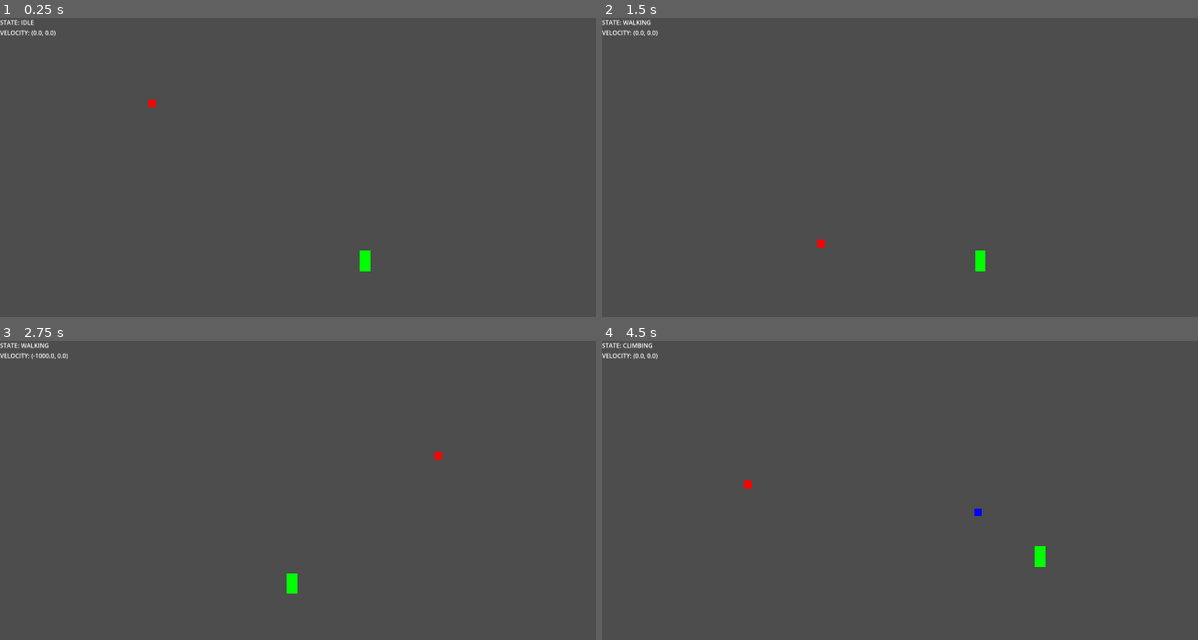
Above: before the commit, frames 1-4 (two rows, left to right).
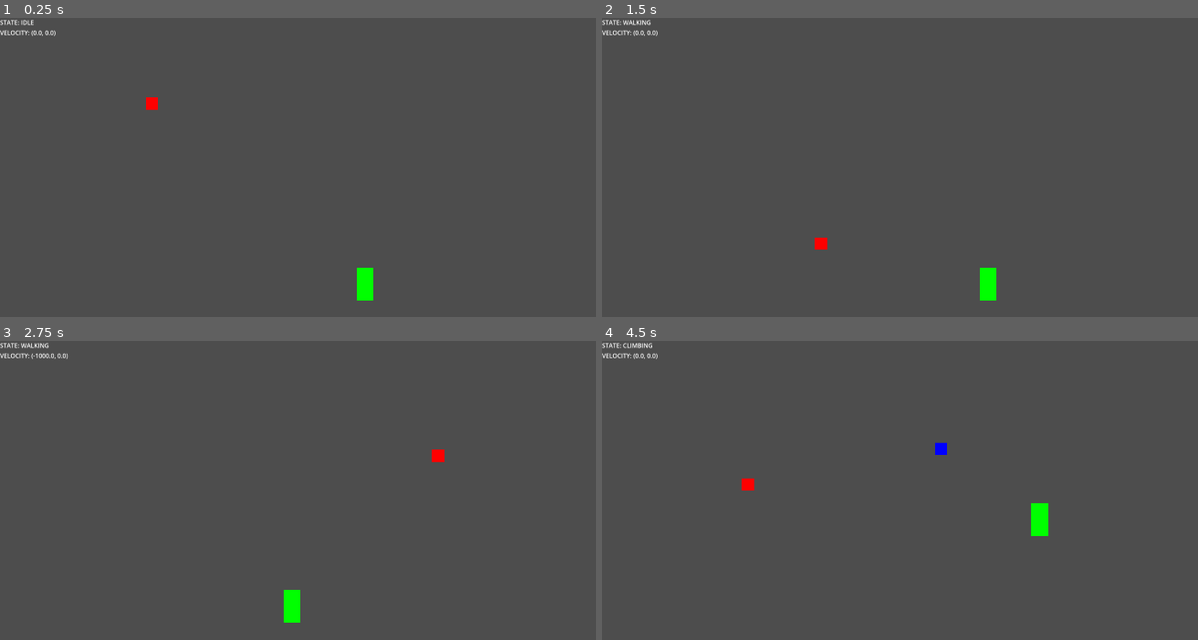
Above: after the commit, the same moments.

Repository: JeriamJito/ProjectWild
Game: Godot game, scene res://stage.tscn
The game is run twice, just before and just after one commit, with the same random seed, the same clock (stepped at 60 frames per second) and the same inputs.
Inputs (mouse positions are in pixels of both pictures, inside the frame that each line leads up to):
- Up to frame 1 (0.25 s): no input
- Up to frame 2 (1.5 s): tap Enter at 0.5 s; move the mouse to (1126, 203) at 0.52 s; hold D (move_right) from 0.53 s (still down); click (1126, 203) at 0.6 s; tap Space (jump) at 0.77 s; move the mouse to (822, 242) at 1.27 s; click (822, 242) at 1.35 s
- Up to frame 3 (2.75 s): tap Space (jump) at 1.52 s; move the mouse to (441, 454) at 2.02 s; release D (move_right) at 2.03 s; hold A (move_left) from 2.03 s (still down); click (441, 454) at 2.1 s
- Up to frame 4 (4.5 s): tap Space (jump) at 2.75, 3.02, 3.77 s; move the mouse to (929, 628) at 2.77 s; release A (move_left) at 2.78 s; hold D (move_right) 2.78-4.28 s; click (929, 628) at 2.85 s; move the mouse to (1186, 607) at 3.52 s; click (1186, 607) at 3.6 s; tap Enter at 4.25 s; move the mouse to (751, 484) at 4.27 s; hold A (move_left) from 4.28 s (still down); click (751, 484) at 4.35 s

The runs differ from the first frame. In frame 1, 0.4% of the frame differs, in the area x 24-63%, y 26-95%; in frame 2, 0.4%; in frame 3, 0.4%; in frame 4, 0.6%, in the area x 23-75%, y 33-76%.

Commit message:
(fix) camera movement

Diff:
--- a/components/whip.gd
+++ b/components/whip.gd
@@ -57,12 +57,14 @@
 		var test_point : Node2D = grapple_points[grapple_point.x]
 		current_grapple_point = grapple_point.x
 		var rope : Rope = WHIP_LINE.instantiate()
-		get_tree().root.add_child(rope)
+		get_node("/root/Level").add_child(rope)
 		rope.create_rope(test_point.global_position, parent.global_position)
 	else:
 		var existing_rope : Rope = get_tree().get_first_node_in_group("WhipLine")
 		if not existing_rope:
 			return
-		parent.reparent(get_tree().root)
+		parent.reparent(get_node("/root/Level"))
+		var camera_path = get_tree().get_first_node_in_group("Camera").get_path()
+		parent.remote_transform_2d.remote_path = camera_path
 		existing_rope.queue_free()
 		current_grapple_point = -1
--- a/player/player.gd
+++ b/player/player.gd
@@ -11,10 +11,12 @@
 @onready var top_ray_cast: RayCast2D = %TopRayCast
 @onready var coyote_time: Timer = %CoyoteTime
 @onready var climbing_timeout: ClimbingTimer = %ClimbingTimeout
+@onready var remote_transform_2d: RemoteTransform2D = %RemoteTransform2D
 
 var state := STATES.IDLE
 var direction := 0.0
 var last_direction := 1
+
 
 func _physics_process(_delta : float) -> void:
 	global_rotation = 0.0
--- a/player/player.tscn
+++ b/player/player.tscn
@@ -47,15 +47,6 @@
 
 [node name="WhipAttach" parent="." instance=ExtResource("8_hg6s5")]
 
-[node name="Camera2D" type="Camera2D" parent="."]
-offset = Vector2(0, -200)
-zoom = Vector2(0.5, 0.5)
-position_smoothing_speed = 10.0
-drag_horizontal_enabled = true
-drag_vertical_enabled = true
-drag_top_margin = 0.8
-drag_bottom_margin = 0.0
-
 [node name="FrontRayCast" type="RayCast2D" parent="."]
 unique_name_in_owner = true
 position = Vector2(0, -30)
@@ -77,4 +68,7 @@
 one_shot = true
 script = ExtResource("5_qjkh3")
 
+[node name="RemoteTransform2D" type="RemoteTransform2D" parent="."]
+unique_name_in_owner = true
+
 [connection signal="set_grapple_point" from="Whip" to="WhipAttach" method="_on_whip_set_grapple_point"]
--- a/player/whip_line.gd
+++ b/player/whip_line.gd
@@ -27,6 +27,8 @@
 func attach_player() -> void:
 	var player : Actor = get_tree().get_first_node_in_group("Player")
 	player.reparent(player_point)
+	var camera_path = get_tree().get_first_node_in_group("Camera").get_path()
+	player.remote_transform_2d.remote_path = camera_path
 	player.velocity = Vector2.ZERO
 	var whip_vector := attachment_point.position - player_point.position
 	var force_vector := Vector2(-whip_vector.y, whip_vector.x).normalized()
--- a/project.godot
+++ b/project.godot
@@ -35,6 +35,7 @@
 WhipTarget="A node that the player's whip can target"
 Player="You know who you are"
 WhipLine="Whip physics components"
+Camera="Game camera"
 
 [input]
 
--- a/stage.tscn
+++ b/stage.tscn
@@ -42,6 +42,20 @@
 unique_name_in_owner = true
 position = Vector2(2130, 902)
 
+[node name="RemoteTransform2D" parent="Player" index="12"]
+remote_path = NodePath("../../Camera2D")
+
+[node name="Camera2D" type="Camera2D" parent="." groups=["Camera"]]
+position = Vector2(2130, 902)
+offset = Vector2(0, -200)
+zoom = Vector2(0.8, 0.8)
+position_smoothing_speed = 10.0
+drag_horizontal_enabled = true
+drag_vertical_enabled = true
+drag_top_margin = 0.8
+drag_bottom_margin = 0.0
+editor_draw_drag_margin = true
+
 [connection signal="change_state" from="Player" to="CanvasLayer/Debug/VBoxContainer/PlayerState" method="_on_player_change_state"]
 [connection signal="velocity_change" from="Player" to="CanvasLayer/Debug/VBoxContainer/PlayerVelocity" method="_on_player_velocity_change"]
 
